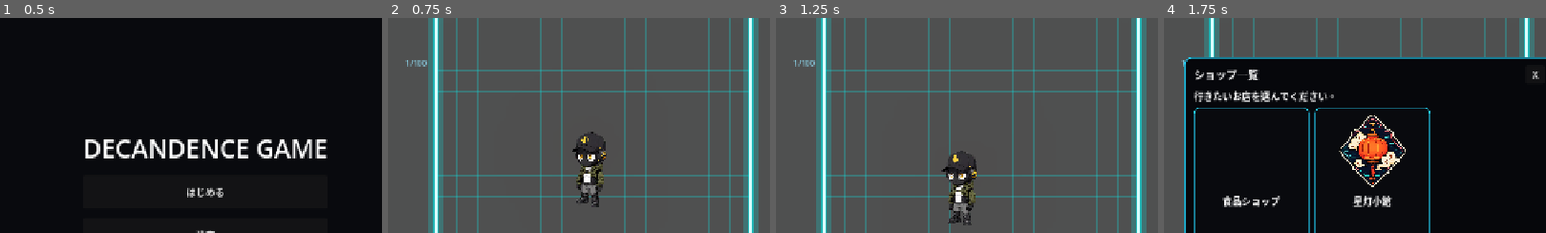
Above: before the commit, frames 1-4 (left to right).
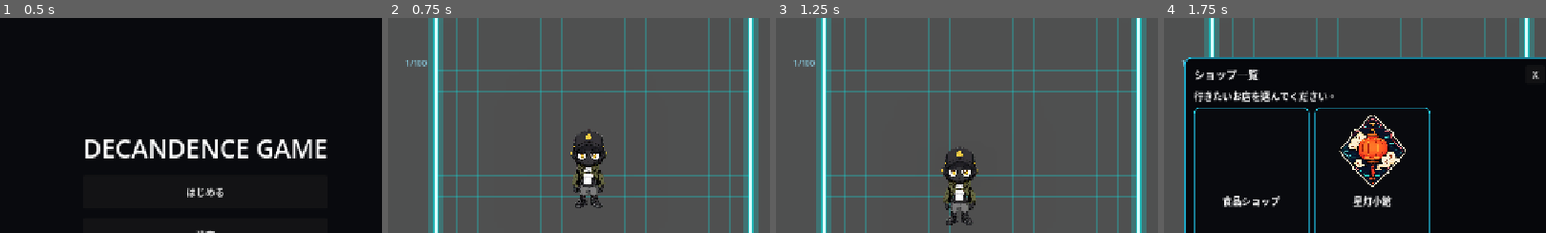
Above: after the commit, the same moments.

Repository: grimoire1089-coder/optimistic
Game: Godot game, scene res://Scenes/Boot/TitleScene.tscn
Two runs of this game, one before a commit and one after it. Both use one fixed random seed, a clock stepped at 60 frames per second and the inputs below. Sound files missing from this copy of the repository are replaced by a short silence.
Inputs:
- Up to frame 1 (0.5 s): no input
- Up to frame 2 (0.75 s): click "はじめる" at 0.5 s
- Up to frame 3 (1.25 s): no input
- Up to frame 4 (1.75 s): click "ショップ" at 1.25 s
The pictures show only the part of the screen within x 23-73%, y 5-55%; the shares and areas given below are measured in that part.

Frame 1 is identical in both runs. In frame 2, 1.4% of the frame differs, in the area x 47-58%, y 51-89%; in frame 3, 1.5%, in the area x 43-53%, y 60-97%; in frame 4, nothing differs.
Error after the commit: Attempt to call function 'setup' in base 'null instance' on a null instance. (res://Scripts/Characters/Robin/RobinWanderActor.gd:41)

Commit message:
Connect action progress bar module to Robin

Diff:
--- a/Scripts/Characters/Robin/RobinWanderActor.gd
+++ b/Scripts/Characters/Robin/RobinWanderActor.gd
@@ -27,6 +27,7 @@
 @onready var wander_module: RobinRandomWanderModule = $RobinRandomWanderModule
 @onready var sleep_behavior_module: AICharacterSleepBehaviorModule = $AICharacterSleepBehaviorModule
 @onready var hydrate_behavior_module: AICharacterHydrateBehaviorModule = $AICharacterHydrateBehaviorModule
+@onready var action_progress_bar_module: AICharacterActionProgressBarModule = $AICharacterActionProgressBarModule
 @onready var walk_animator: RobinWalkSpriteAnimator = $RobinWalkSpriteAnimator
 
 
@@ -37,6 +38,7 @@
 	wander_module.setup(self)
 	sleep_behavior_module.setup(self)
 	hydrate_behavior_module.setup(self)
+	action_progress_bar_module.setup(self)
 	if start_at_movement_area_center:
 		global_position = wander_module.get_movement_center()
 	walk_animator.setup()
